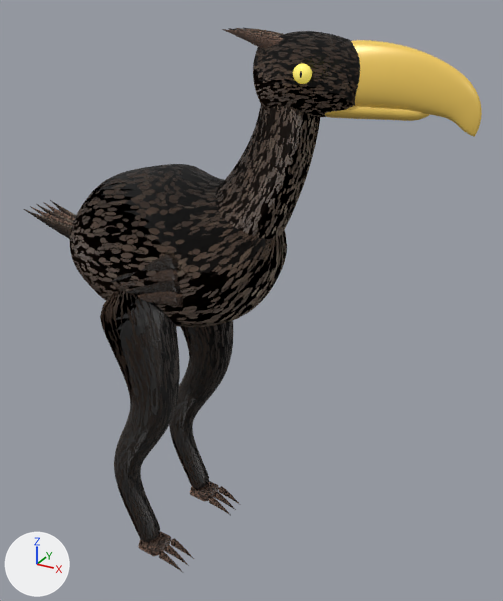
The glTF model assets/models/fighters/terabird.glb, before and after one commit.
Camera for both pictures: a 50 mm lens placed at (2.78, -3.81, 4.06), pointed at (0.59, 0.18, 2.06). The axes (+X, +Y, +Z) are drawn at lower left. The lights are the same throughout. The picture after the commit comes second. Where no turn or scale is listed for an object, it has been applied to the vertices.
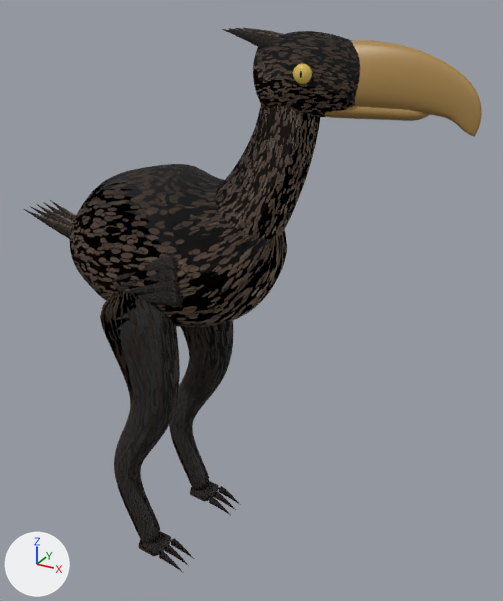
Edits to the bpy script that builds the scene:
```text
Change mat_mat_secondary:
    where n0 = _N.new('ShaderNodeBsdfPrincipled'); n0.name = 'Principled BSDF'
    n0.inputs[0].default_value: (0.34, 0.2, 0.14, 1.0) -> (0.06, 0.04, 0.03, 1.0)  # 'Base Color', brown #9e7c69 -> 'Base Color', brown #453830
Change mat_mat_bodyprimary:
    where n0 = _N.new('ShaderNodeBsdfPrincipled'); n0.name = 'Principled BSDF'
    n0.inputs[2].default_value: 0.58 -> 0.78  # 'Roughness'
Change mat_mat_accent:
    mat_mat_accent.base_color: (0.92, 0.62, 0.12) -> (0.4, 0.24, 0.07)  # yellow #f6ce61 -> brown #aa864b
Change mat_mat_eye:
    mat_mat_eye.base_color: (0.98, 0.88, 0.22) -> (0.64, 0.46, 0.1)  # yellow #fdf181 -> yellow #d1b559
    mat_mat_eye.emission_color: (0.315, 0.247, 0.0225) -> (0.06, 0.042, 0.006)  # yellow #988829 -> brown #453a12
```

Changed parts and their boxes [x1, y1, x2, y2] in the pictures (503 x 601 px):
'Tera_BeakUpper', recoloured (yellow to brown): [351, 40, 482, 137] in both
'Tera_Jaw', recoloured (yellow to brown): [324, 105, 430, 121] in both
'Tera_CrestFeather_0', recoloured (darker): [225, 29, 283, 48] in both
'Tera_WingPlume_1_3', recoloured: [138, 292, 183, 307] in both
'Tera_FootPad1', recoloured: [138, 531, 171, 556] in both
'Tera_WingPlume_1_1', recoloured: [117, 269, 178, 288] in both
'Tera_FootPad0', recoloured: [190, 481, 219, 502] in both
'Tera_Eye_-1', recoloured (darker): [293, 63, 312, 84] in both
'Tera_TailFeather_1', recoloured: [31, 207, 72, 226] in both
'Tera_Talon1_0', recoloured: [159, 551, 180, 570] in both
'Tera_Talon1_1', recoloured: [165, 544, 186, 564] in both
'Tera_Talon1_2', recoloured: [171, 538, 192, 557] in both
'Tera_Talon0_0', recoloured: [209, 497, 229, 514] in both
'Tera_Talon0_2', recoloured: [218, 486, 237, 502] in both
'Tera_TailFeather_3', recoloured: [44, 203, 75, 221] in both
'Tera_Talon0_1', recoloured: [214, 491, 234, 508] in both
'Tera_CrestFeather_1', surface changed: [228, 28, 279, 37] in both
'Tera_CrestFeather_2', recoloured: [236, 28, 281, 36] in both
'Tera_CrestFeather_3', surface changed: [243, 27, 283, 35] in both
